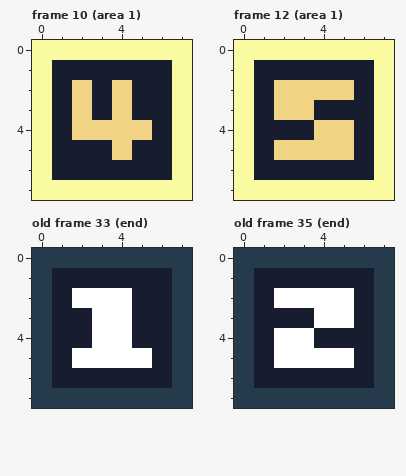
One commit to this pixel-art file: res/levels.ase. Above is the file before it was changed.
8x8 pixels, 52 frames. Shown: frame 10 (area 1), frame 12 (area 1), old frame 33 (end), old frame 35 (end). The commit also changed other frames, which this record leaves out.
And afterwards:
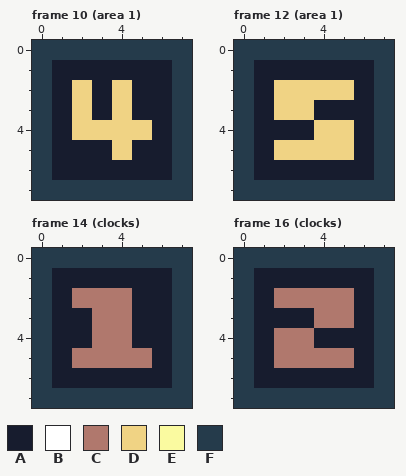
Palette (. is transparent): A #171c2e  B #ffffff  C #b0786d  D #f0d384  E #fafaa0  F #253b4b
A new or re-ordered frame is compared with the old frame closest to it.
The edit:
{"change": "frames re-ordered"}
{"where": "frame 10 (area 1)"}
{"frame":10,"y":0,"x":0,"old":"EEEEEEEE","new":"FFFFFFFF"}
{"frame":10,"y":1,"x":0,"old":"E","new":"F"}
{"frame":10,"y":1,"x":7,"old":"E","new":"F"}
{"frame":10,"y":2,"x":0,"old":"E","new":"F"}
{"frame":10,"y":2,"x":7,"old":"E","new":"F"}
{"frame":10,"y":3,"x":0,"old":"E","new":"F"}
{"frame":10,"y":3,"x":7,"old":"E","new":"F"}
{"frame":10,"y":4,"x":0,"old":"E","new":"F"}
{"frame":10,"y":4,"x":7,"old":"E","new":"F"}
{"frame":10,"y":5,"x":0,"old":"E","new":"F"}
{"frame":10,"y":5,"x":7,"old":"E","new":"F"}
{"frame":10,"y":6,"x":0,"old":"E","new":"F"}
{"frame":10,"y":6,"x":7,"old":"E","new":"F"}
{"frame":10,"y":7,"x":0,"old":"EEEEEEEE","new":"FFFFFFFF"}
{"where": "frame 12 (area 1)"}
{"frame":12,"y":0,"x":0,"old":"EEEEEEEE","new":"FFFFFFFF"}
{"frame":12,"y":1,"x":0,"old":"E","new":"F"}
{"frame":12,"y":1,"x":7,"old":"E","new":"F"}
{"frame":12,"y":2,"x":0,"old":"E","new":"F"}
{"frame":12,"y":2,"x":7,"old":"E","new":"F"}
{"frame":12,"y":3,"x":0,"old":"E","new":"F"}
{"frame":12,"y":3,"x":7,"old":"E","new":"F"}
{"frame":12,"y":4,"x":0,"old":"E","new":"F"}
{"frame":12,"y":4,"x":7,"old":"E","new":"F"}
{"frame":12,"y":5,"x":0,"old":"E","new":"F"}
{"frame":12,"y":5,"x":7,"old":"E","new":"F"}
{"frame":12,"y":6,"x":0,"old":"E","new":"F"}
{"frame":12,"y":6,"x":7,"old":"E","new":"F"}
{"frame":12,"y":7,"x":0,"old":"EEEEEEEE","new":"FFFFFFFF"}
{"where": "frame 14 (clocks) against old frame 33 (end)"}
{"frame":14,"y":2,"x":2,"old":"BBB","new":"CCC"}
{"frame":14,"y":3,"x":3,"old":"BB","new":"CC"}
{"frame":14,"y":4,"x":3,"old":"BB","new":"CC"}
{"frame":14,"y":5,"x":2,"old":"BBBB","new":"CCCC"}
{"where": "frame 16 (clocks) against old frame 35 (end)"}
{"frame":16,"y":2,"x":2,"old":"BBBB","new":"CCCC"}
{"frame":16,"y":3,"x":4,"old":"BB","new":"CC"}
{"frame":16,"y":4,"x":2,"old":"BB","new":"CC"}
{"frame":16,"y":5,"x":2,"old":"BBBB","new":"CCCC"}
{"label":"changed","picture_box":[32,40,192,200]}
{"label":"changed","picture_box":[234,40,394,200]}
{"label":"changed","picture_box":[72,288,152,368]}
{"label":"changed","picture_box":[274,288,354,368]}
